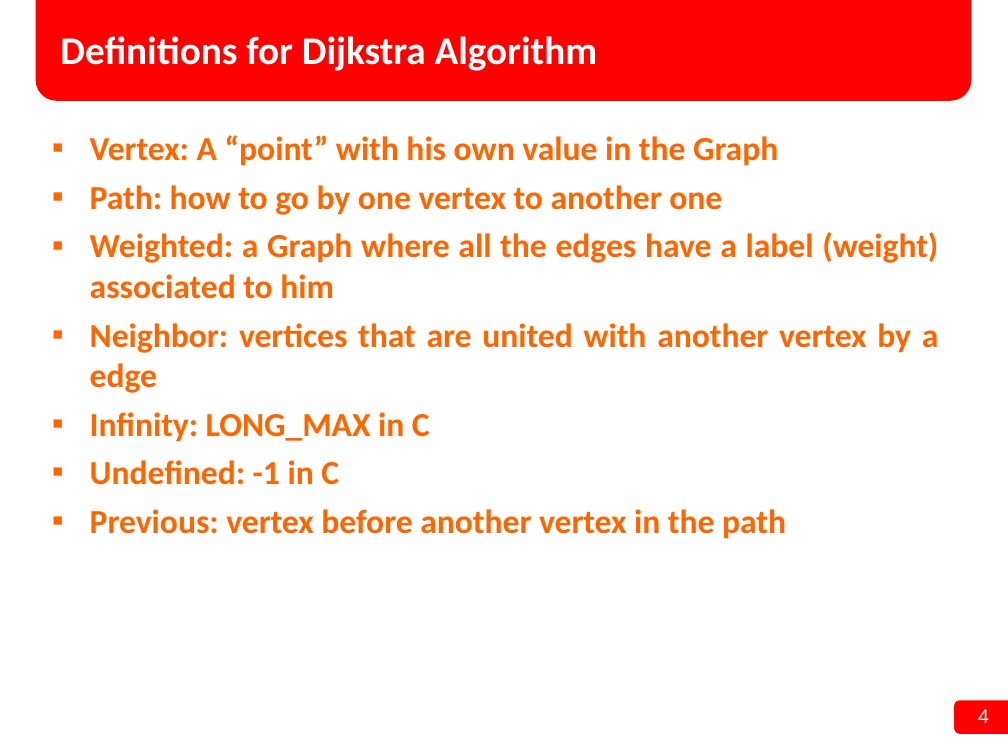
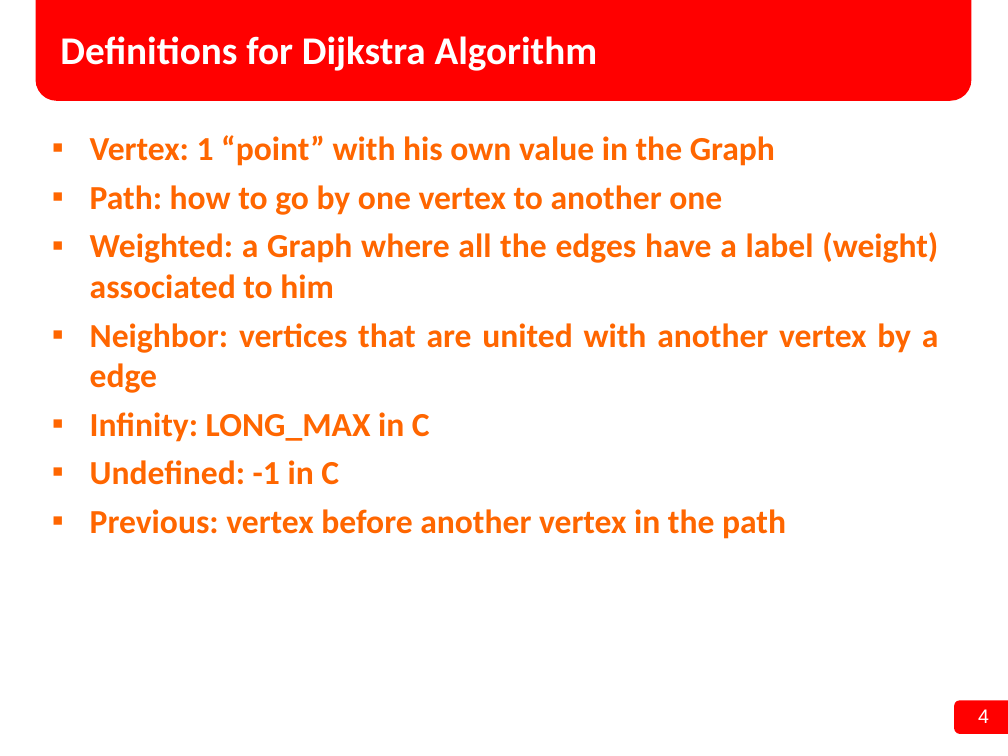
Before and after one commit to gobbigustavo/PaiDePiper, a slide deck: slide 4 of Old project/Dijkstra/Dijkstra - Seminário.ppt. Drawn at 1008x756 pixels with LibreOffice and Linux fonts; fonts in the diff are those of the drawing; background and template pictures are left out. Boxes give left, top, right and bottom in pixels: in the first picture for what was removed or moved away, otherwise in the second. Text is boxed around its words. In the diff, an @@ line names an element or a change of style, - is before the commit and + after.

Commit message:
Dijkstra slides updated 0.1

```diff
--- a/Old project/Dijkstra/Dijkstra - Seminário.ppt
+++ b/Old project/Dijkstra/Dijkstra - Seminário.ppt
@@ text at (90, 135, 775, 166): text changed @@
-▪ Vertex: A “point” with his own value in the Graph
+▪ Vertex: 1 “point” with his own value in the Graph
```
Also in this commit, not shown: 2 other slides changed.
